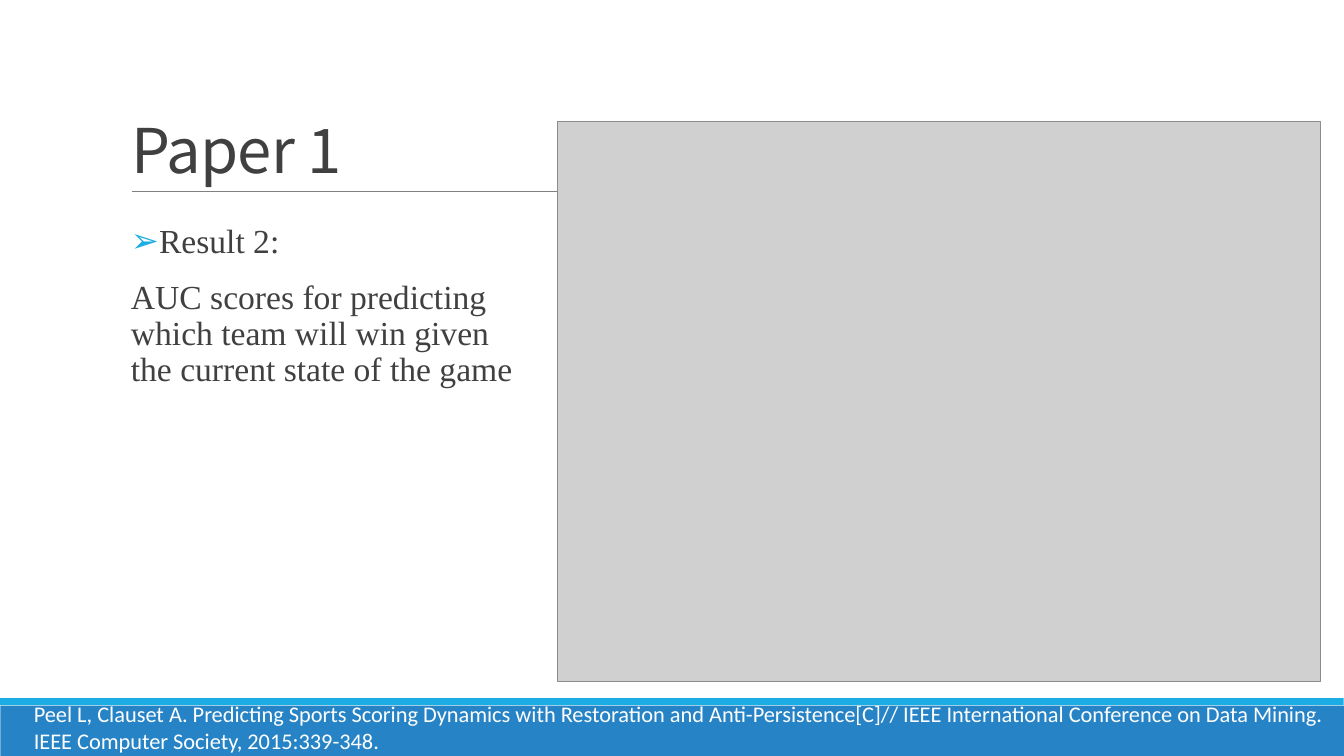
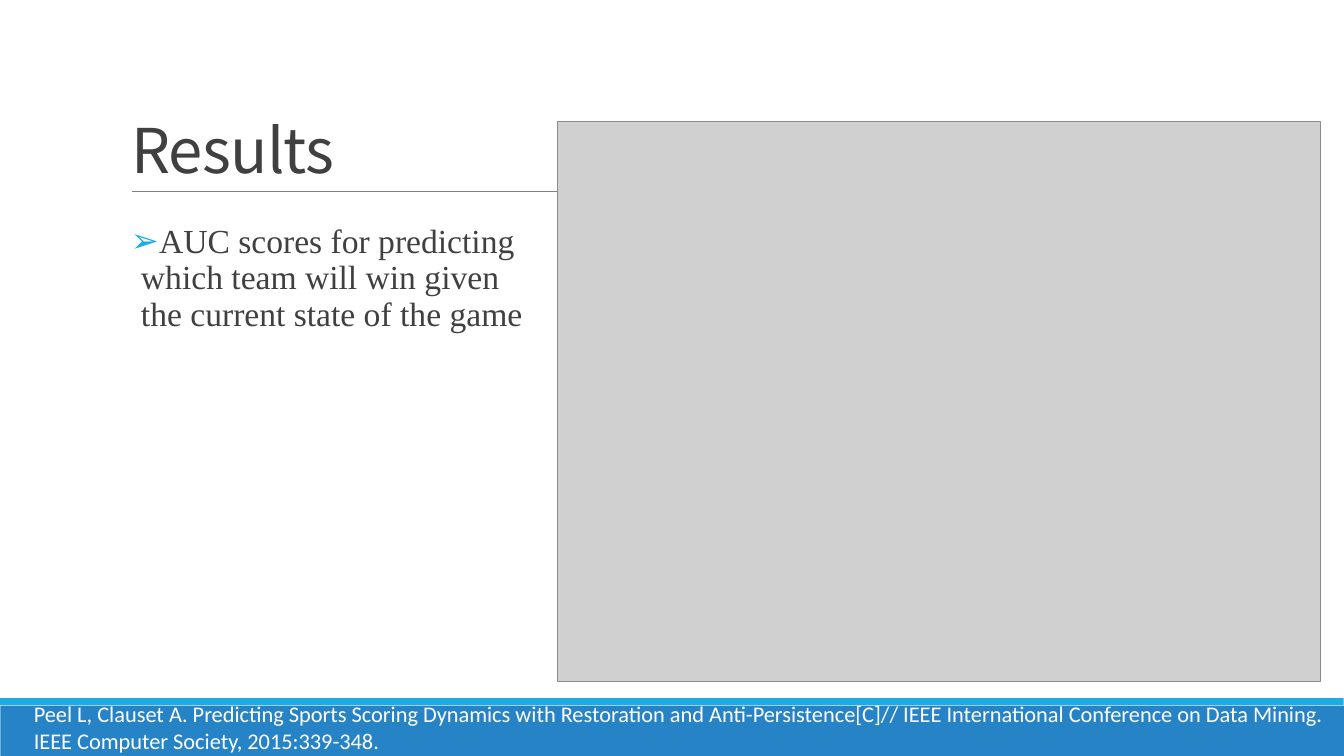
Before and after one commit to FindNorthStar/DataMining, a slide deck: slide 4 of homework_1/Luck is Hard to Beat The Difficulty of Sports Prediction.pptx. Drawn at 1344x756 pixels with LibreOffice and Linux fonts; fonts in the diff are those of the drawing; grey boxes stand for pictures. Boxes give left, top, right and bottom in pixels: in the first picture for what was removed or moved away, otherwise in the second. Text is boxed around its words. In the diff, an @@ line names an element or a change of style, - is before the commit and + after.

Commit message:
update the ppt (paper1 & paper 2)

```diff
--- a/homework_1/Luck is Hard to Beat The Difficulty of Sports Prediction.pptx
+++ b/homework_1/Luck is Hard to Beat The Difficulty of Sports Prediction.pptx
@@ title at bbox=[131, 124, 335, 174]: text changed @@
-Paper 1
+Results
@@ text "AUC scores for predicting which ..." at bbox=[141, 229, 523, 332]: bullet none to ➢ @@
@@ text at bbox=[159, 229, 279, 254]: paragraph removed @@
-➢ Result 2:
```
Also in this commit, not shown: 5 other slides changed.
